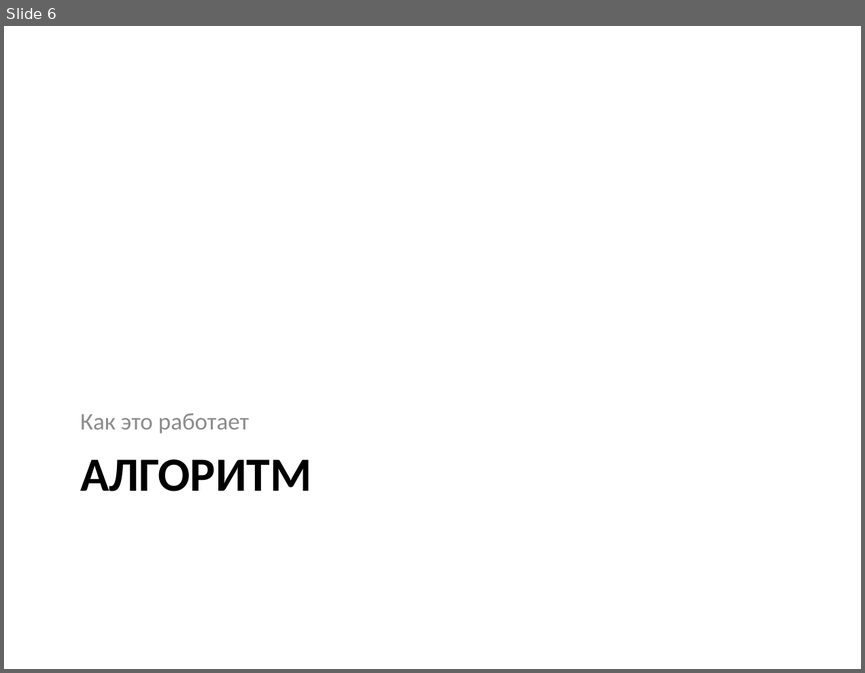
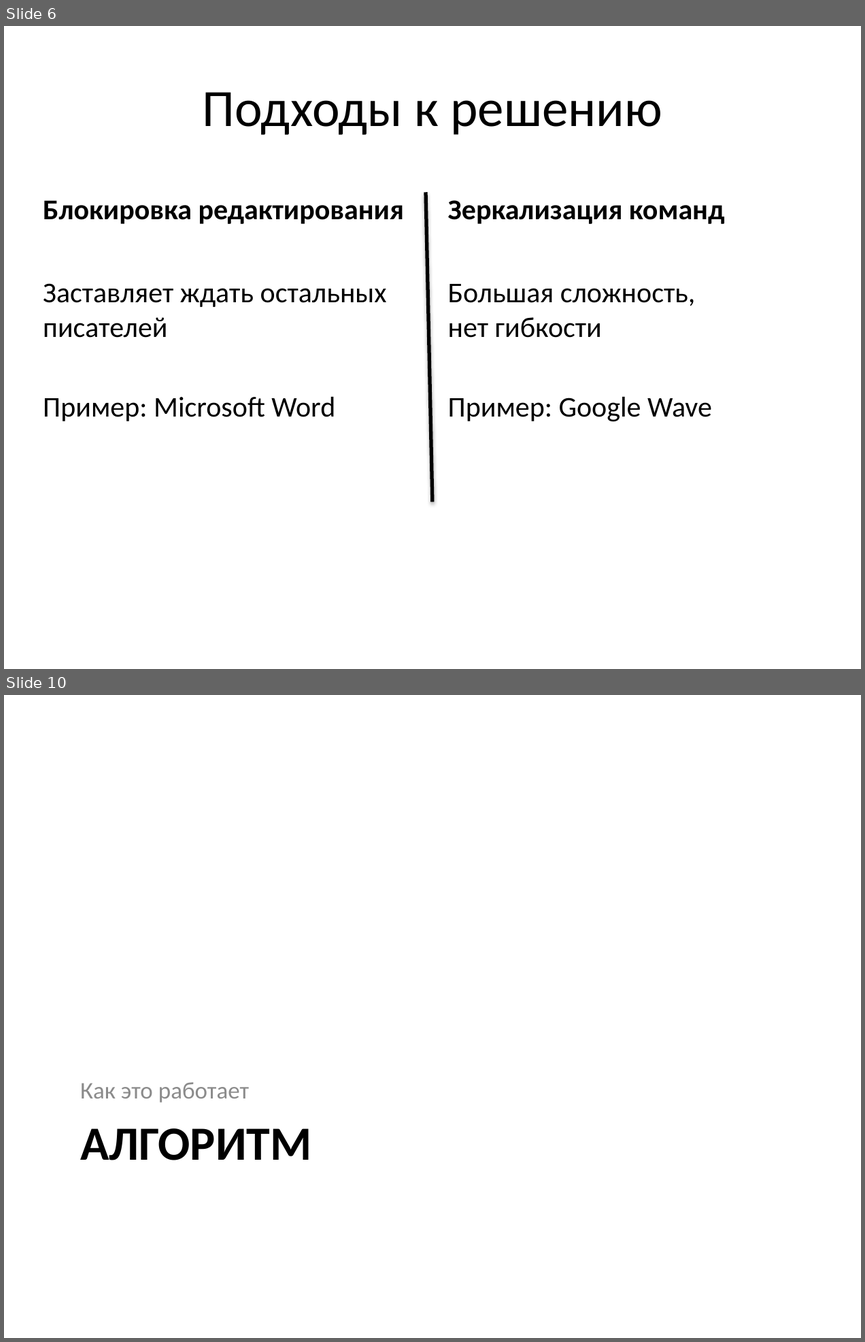
Before and after one commit to mikhail-putilov/archive, a slide deck: ВКР Путилов М.Ю. Презентация.pptx. Shown one above the other, each under a label of ours: slide 6 before the commit, slides 6 and 10 after it; the slides between them are not shown. The pictures are 865x673 and 865x1342 pixels, drawn with LibreOffice and Linux fonts; fonts in the diff are those of the drawing. Boxes give left, top, right and bottom in pixels: in the first picture for what was removed or moved away, otherwise in the second. Text is boxed around its words. In the diff, an @@ line names an element or a change of style, - is before the commit and + after.

```diff
--- a/ВКР Путилов М.Ю. Презентация.pptx
+++ b/ВКР Путилов М.Ю. Презентация.pptx
@@ slide 6 added at box(4, 26, 861, 669), background #FFFFFF @@
@@ title added at box(202, 92, 662, 135), 44 pt, text #000000 @@
+Подходы к решению
@@ text added at box(43, 200, 404, 224), 24 pt, text #000000, bold @@
+Блокировка редактирования
@@ line added from (426, 192) to (432, 501), #000000 3 pt @@
@@ text added at box(448, 200, 725, 224), 24 pt, text #000000, bold @@
+Зеркализация команд
@@ text added at box(43, 283, 387, 421), 24 pt, text #000000 @@
+Заставляет ждать остальных писателей
+Пример: Microsoft Word
@@ text added at box(448, 284, 712, 422), 24 pt, text #000000 @@
+Большая сложность, нет гибкости
+Пример: Google Wave
@@ what was slide 6 is now slide 10 @@
```
Also in this commit, not shown: 5 slides changed, 15 other slides added, 20 slides removed, 17 other files.
